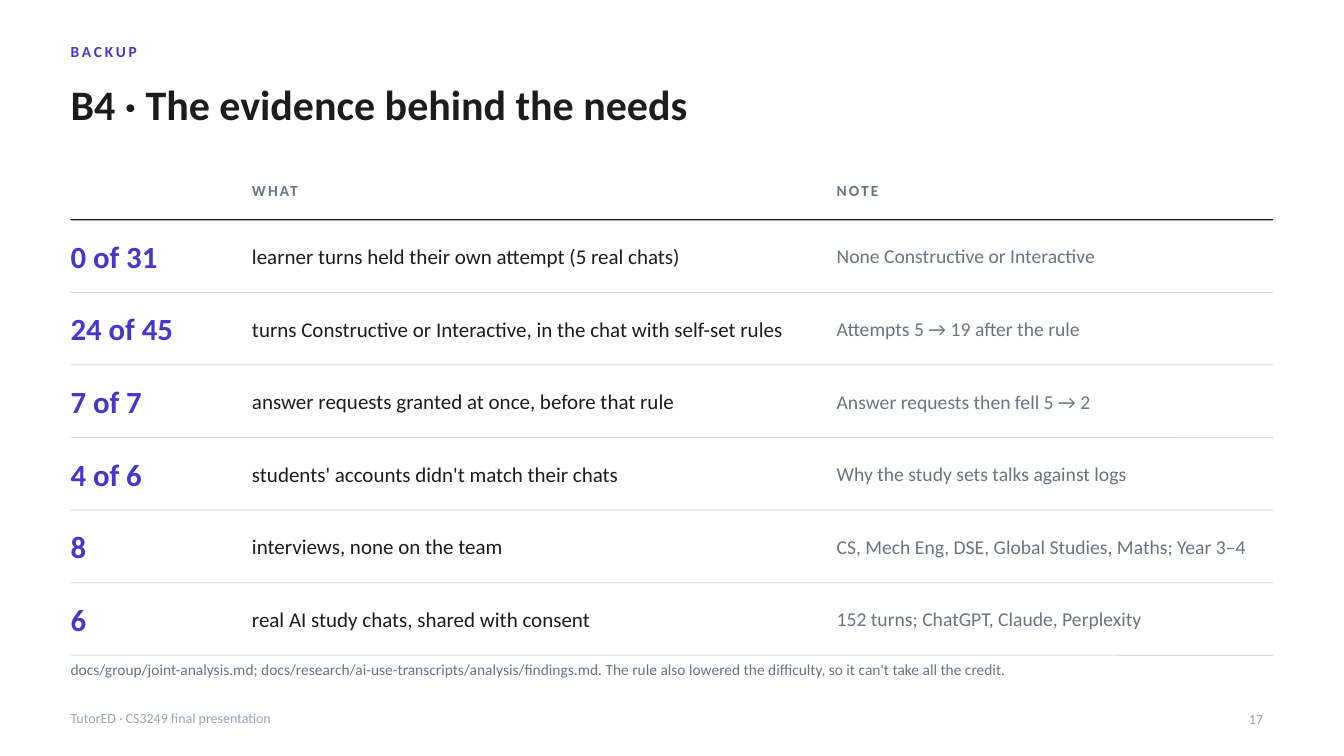
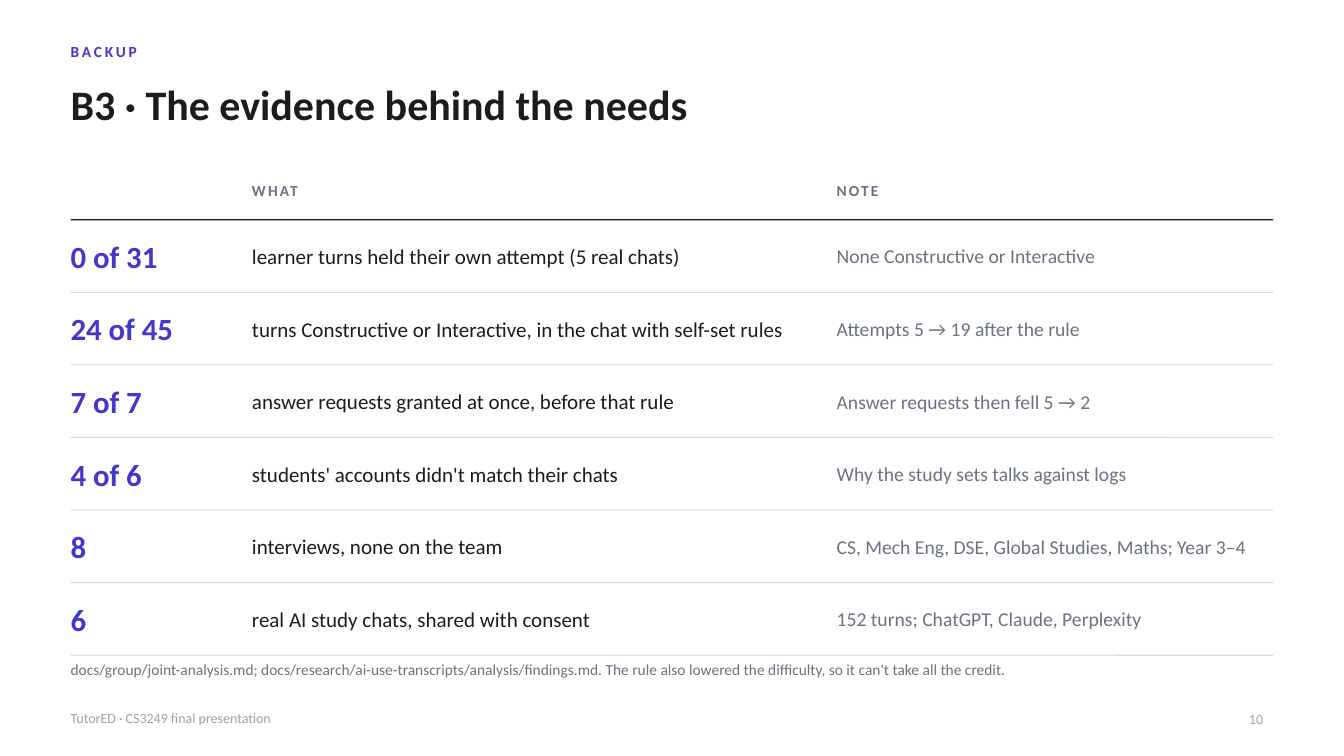
Before and after one commit to lucasisnotcool/ChatterED, a slide deck: slide 10 of docs/group/final-presentation/UserStudy_Lucas.pptx (slide 17 before the commit). Drawn at 1344x756 pixels with LibreOffice and Linux fonts; fonts in the diff are those of the drawing. Boxes give left, top, right and bottom in pixels: in the first picture for what was removed or moved away, otherwise in the second. Text is boxed around its words. In the diff, an @@ line names an element or a change of style, - is before the commit and + after.

```diff
--- a/docs/group/final-presentation/UserStudy_Lucas.pptx
+++ b/docs/group/final-presentation/UserStudy_Lucas.pptx
@@ title at <box>71,90,687,121</box>: text changed @@
-B4 · The evidence behind the needs
+B3 · The evidence behind the needs
@@ page number at <box>1249,715,1263,724</box>: text changed @@
-17
+10
```
Also in this commit, not shown: 6 other slides changed, 2 slides added, 9 slides removed.
